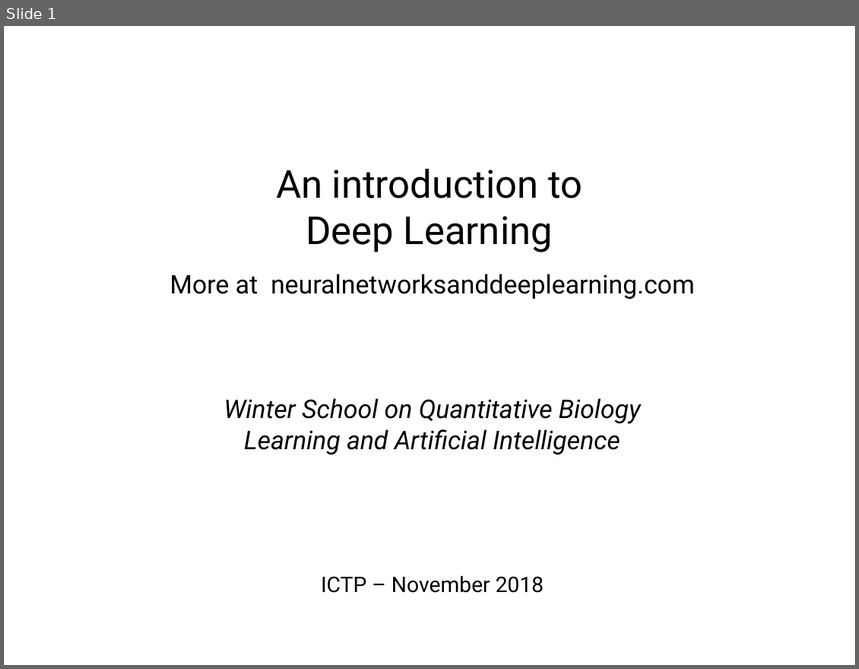
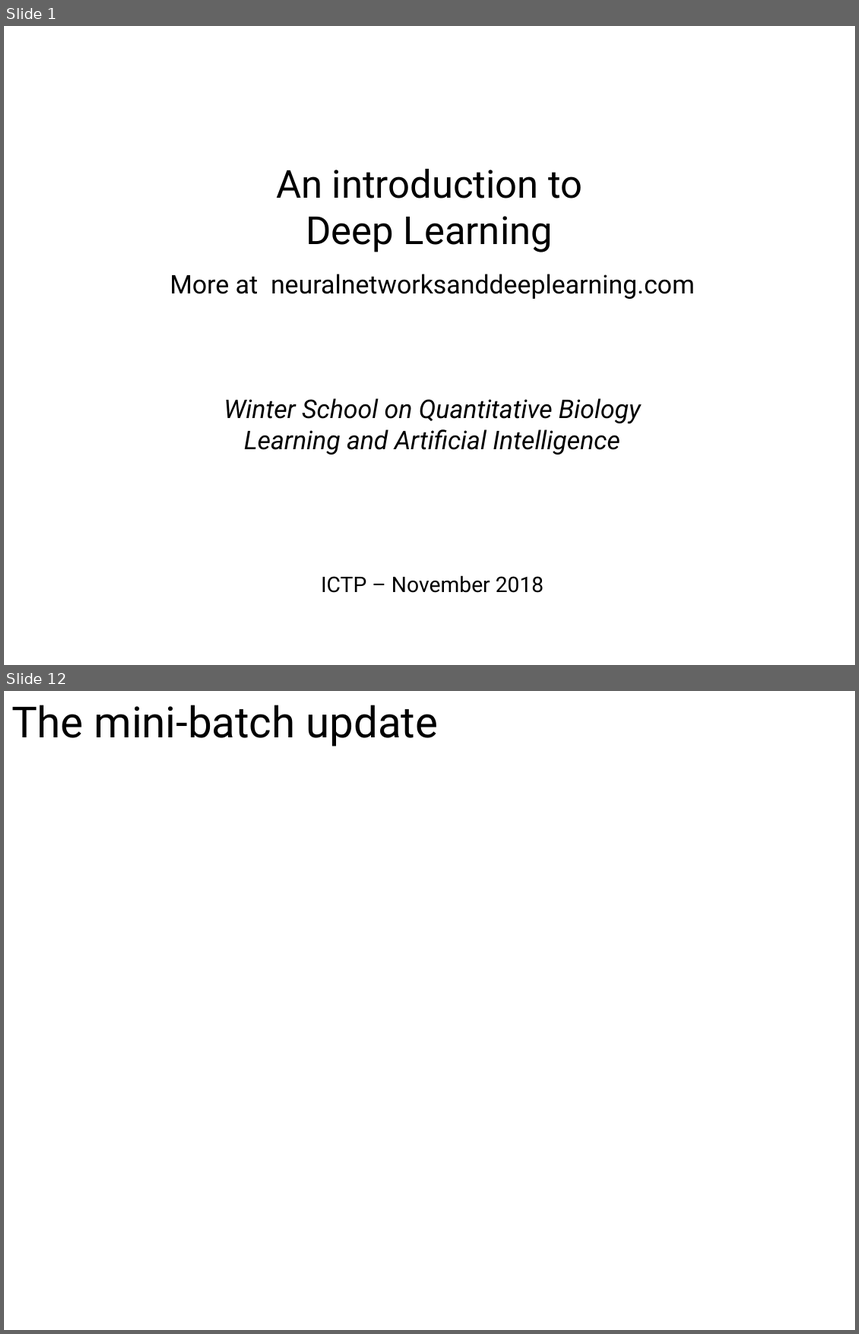
Before and after one commit to ansuini/Winter_School_QLS_2018, a slide deck: Lecture1/slides/Alberto_DeepLearning.odp. Shown one above the other, each under a label of ours: slide 1 before the commit, slides 1 and 12 after it; the slides between them are not shown. The pictures are 859x669 and 859x1334 pixels, drawn with LibreOffice and Linux fonts; fonts in the diff are those of the drawing. Boxes give left, top, right and bottom in pixels: in the first picture for what was removed or moved away, otherwise in the second. Text is boxed around its words. In the diff, an @@ line names an element or a change of style, - is before the commit and + after.

```diff
--- a/Lecture1/slides/Alberto_DeepLearning.odp
+++ b/Lecture1/slides/Alberto_DeepLearning.odp
@@ slide 12 added at [4, 691, 855, 1330], background #FFFFFF @@
@@ text added at [12, 705, 439, 746], 40 pt, text #000000 @@
+The mini-batch update
```
Also in this commit, not shown: 7 slides changed, 3 other slides added, 3 slides removed, 4 other files.
